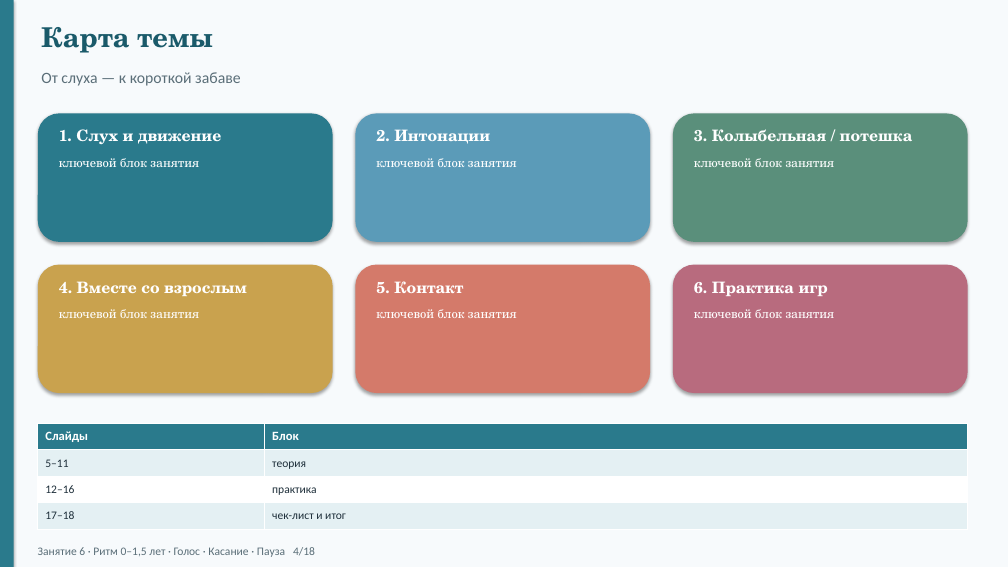
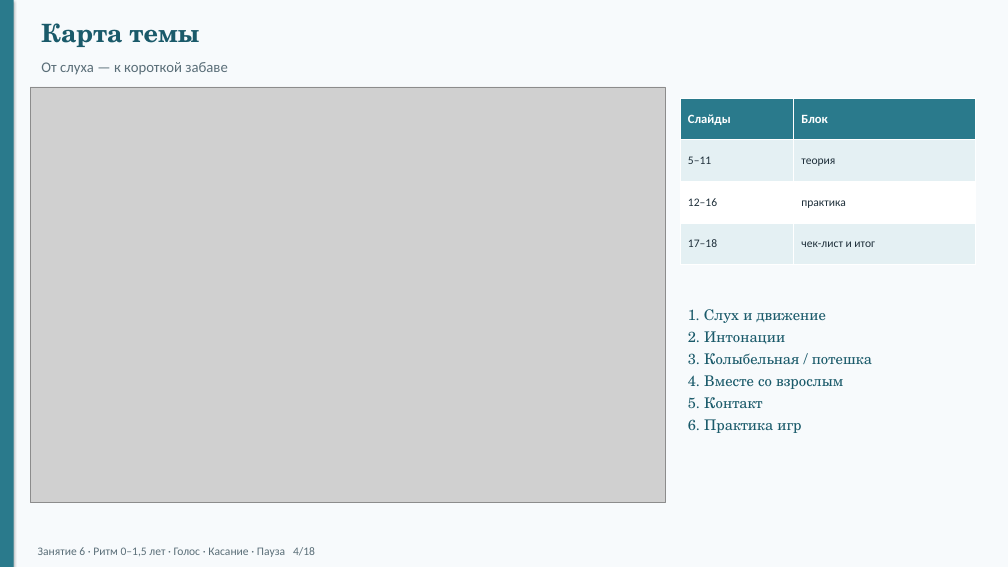
Before and after one commit to Maer-Yakov/vpn-client, a slide deck: slide 4 of docs/konspekty/zanyatie-06-prezentaciya.pptx. Drawn at 1008x567 pixels with LibreOffice and Linux fonts; fonts in the diff are those of the drawing; grey boxes stand for pictures. Boxes give left, top, right and bottom in pixels: in the first picture for what was removed or moved away, otherwise in the second. Text is boxed around its words. In the diff, an @@ line names an element or a change of style, - is before the commit and + after.

```diff
--- a/docs/konspekty/zanyatie-06-prezentaciya.pptx
+++ b/docs/konspekty/zanyatie-06-prezentaciya.pptx
@@ text "Карта темы" at [41,23,200,47]: size 26 to 24 pt @@
@@ text "От слуха — к короткой ...": place and size @@
-text "От слуха — к короткой ..." at [41,72,240,86]
+text "От слуха — к короткой ..." at [41,62,228,75]
@@ text "От слуха — к короткой ..." at [41,62,228,75]: size 15 to 14 pt @@
@@ picture added at [30,87,665,503] @@
@@ rounded rectangle removed at [38,113,333,242] @@
@@ rounded rectangle removed at [355,113,650,242] @@
@@ rounded rectangle removed at [673,113,968,242] @@
@@ table: place and size @@
-table at [38,423,968,529]
+table at [681,98,975,265]
@@ text removed at [59,129,221,144] @@
-1. Слух и движение
@@ text removed at [376,129,490,144] @@
-2. Интонации
@@ text removed at [694,129,913,141] @@
-3. Колыбельная / потешка
@@ text removed at [59,158,199,167] @@
-ключевой блок занятия
@@ text removed at [376,158,517,167] @@
-ключевой блок занятия
@@ text removed at [694,158,835,167] @@
-ключевой блок занятия
@@ rounded rectangle removed at [38,265,333,393] @@
@@ rounded rectangle removed at [355,265,650,393] @@
@@ rounded rectangle removed at [673,265,968,393] @@
@@ text removed at [59,281,247,296] @@
-4. Вместе со взрослым
@@ text removed at [376,281,463,293] @@
-5. Контакт
@@ text removed at [694,281,828,296] @@
-6. Практика игр
@@ text removed at [59,309,199,318] @@
-ключевой блок занятия
@@ text removed at [376,309,517,318] @@
-ключевой блок занятия
@@ text added at [688,309,872,433], 14 pt, text #1A5A6A @@
+1. Слух и движение
+2. Интонации
+3. Колыбельная / потешка
+4. Вместе со взрослым
+5. Контакт
+6. Практика игр
@@ text removed at [694,309,835,318] @@
-ключевой блок занятия
```
Also in this commit, not shown: 17 other slides changed, 21 other files.
